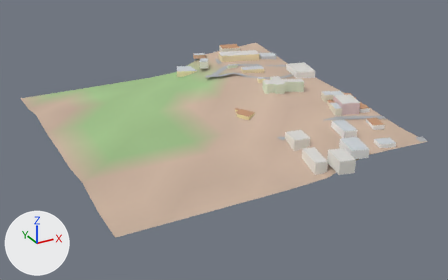
The glTF model city/lo/t_-7_3.glb as it was, and as the next commit left it.
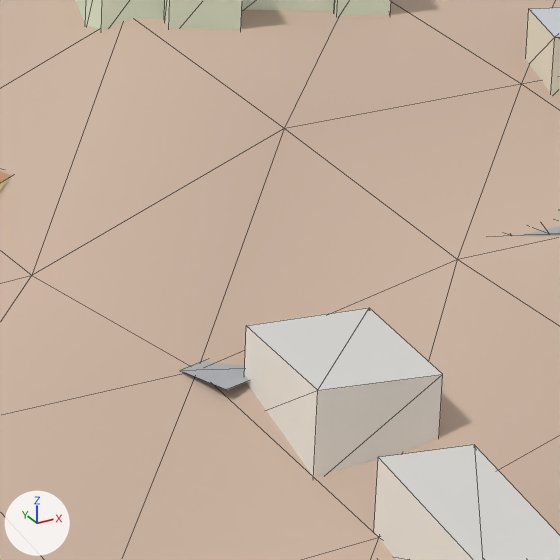
Each version is shown whole from a 50 mm camera at (-1889.0, 456.0, 228.0) aimed at (-1656.0, 879.0, 16.0), then close up on the part from 57% to 73% of the width and 32% to 58% of the height. Every picture has the same lights, and +X, +Y and +Z are marked at lower left. The last two pictures show the newer version. The close-ups show mesh edges as thin lines. Vertices at exactly the same position are counted once.

In view in the first close-up: 'Lo'.
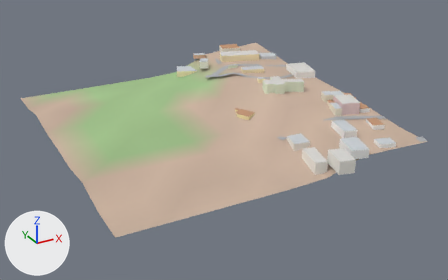
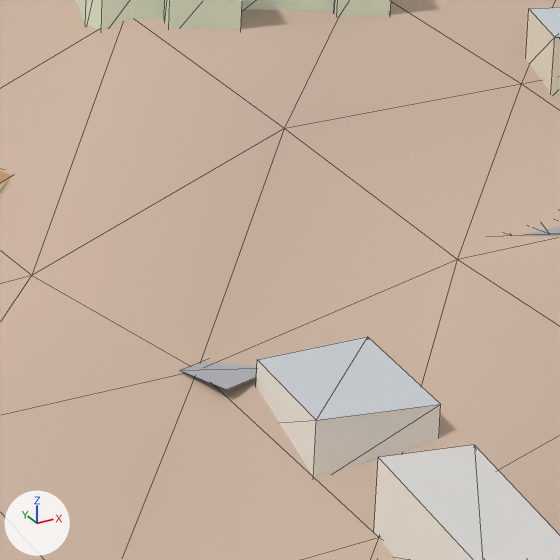
The edits, one by one:
me_lo is used by ob_lo; location (0.0, 0.0, 0.0).
Verts and faces of me_lo; kept vertices keep their numbers, new ones are numbered from 505.
Before the commit, vertices of me_lo: 268 (-1629.0, 828.0, 27.0), 270 (-1632.0, 811.0, 37.0) at pixel (317, 390), 271 (-1629.0, 828.0, 37.0) at pixel (246, 325), 273 (-1619.0, 808.0, 37.0) at pixel (442, 374), 275 (-1615.0, 826.0, 37.0) at pixel (369, 307).
me_lo had 505 vertices, 610 faces and spanned x -1792.0..-1530.0, y 757.0..1028.0, z 23.0..54.0.
me_lo now has 513 vertices, 622 faces and spans x -1792.0..-1530.0, y 757.0..1028.0, z 23.0..54.0.
Part 1, on me_lo:
Vertices 270, 273, 275 move by (0.0, 0.0, -3.0).
Vertex 268 moves to (-1629.0, 826.0, 27.0).
Vertex 271 moves to (-1629.0, 826.0, 34.0), pixel (257, 359).
me_lo part 2: 2 kept faces spanning x -1632.0..-1615.0, y 808.0..826.0, z 34.0 get new vertex colours; the middle colour goes from light grey #dad8d4 to light grey #cbd0d4.
Other edits to the shape of me_lo do not show in these pictures.

Pixel boxes (x1, y1, x2, y2) of what changed, in the close-ups (560 x 560 px; the box of a moved part takes in the faces that stretch with it):
part 1 of me_lo, moved or reshaped
    before: (244, 326, 443, 477)
    after: (256, 360, 441, 477)
part 2 of me_lo, recoloured
    before: (247, 308, 442, 390)
    after: (258, 337, 440, 420)
